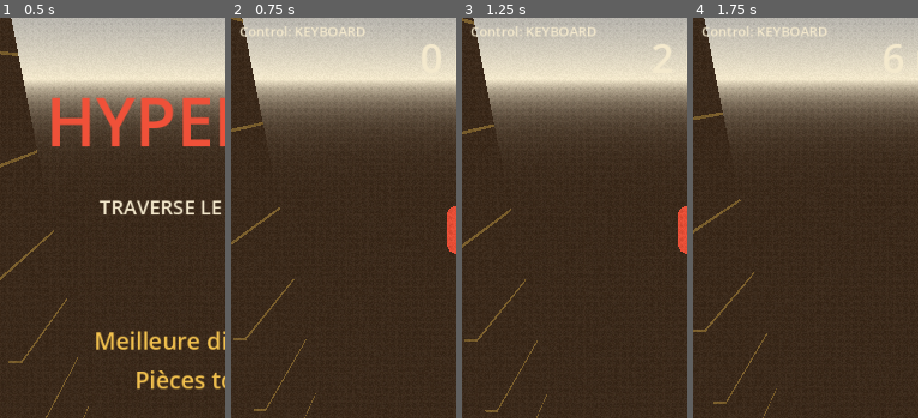
Above: before the commit, frames 1-4 (left to right).
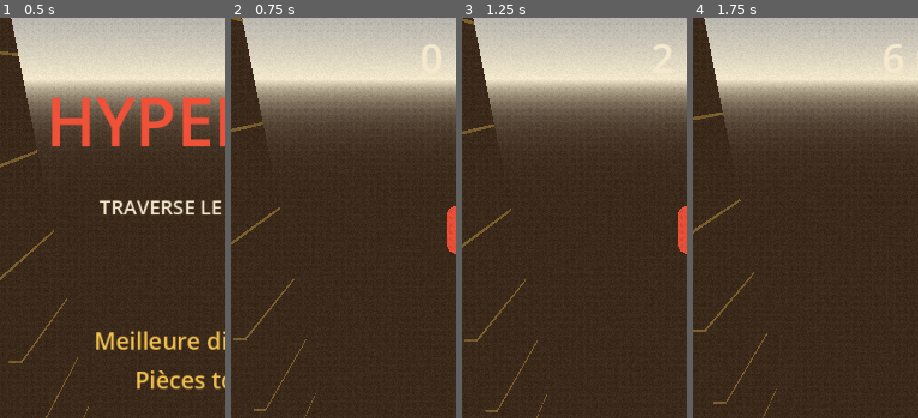
Above: after the commit, the same moments.

Repository: quvntvn/Hyperdive
Game: Godot game, scene res://scenes/ui/main_menu.tscn
Same seed, same stepped clock (60 frames per second), same inputs: the game is played once before the commit and once after it.
Inputs (mouse positions are % of the whole screen's width and height, from its top left):
- Up to frame 1 (0.5 s): no input
- Up to frame 2 (0.75 s): click "JOUER" at 0.5 s
- Up to frame 3 (1.25 s): no input
- Up to frame 4 (1.75 s): tap Enter at 1.25 s; move the mouse to (72, 45) at 1.27 s; hold D (move_right) from 1.28 s (still down); tap 1 at 1.35 s; click (72, 45) at 1.42 s
The pictures show only the part of the screen within x 0-50%, y 1-51%; the shares and areas given below are measured in that part.

Frame 1 is identical in both runs. In frame 2, 0.5% of the frame differs, in the area x 3-60%, y 2-5%; in frame 3, 0.5%; in frame 4, 0.5%.

Commit message:
chore(ui): retrait de l'indicateur de contrôle debug en jeu
Co-Authored-By: Claude Sonnet 4.6 <noreply@anthropic.com>

Diff:
--- a/hyperdive/scenes/game/main_game.tscn
+++ b/hyperdive/scenes/game/main_game.tscn
@@ -3,7 +3,8 @@
 [ext_resource type="PackedScene" path="res://scenes/collectibles/coin.tscn" id="CoinScene"]
 [ext_resource type="Script" uid="uid://h2dr04ghll1o" path="res://scripts/gameplay/coin_spawner.gd" id="CoinSpawnerScript"]
 [ext_resource type="PackedScene" path="res://scenes/gameplay/corridor_walls.tscn" id="CorridorWallsScene"]
-[ext_resource type="PackedScene" path="res://scenes/ui/debug_hud.tscn" id="DebugHUDScene"]
+[ext_resource type="PackedScene" path="res://scenes/ui/pause_screen.tscn" id="PauseScreenScene"]
+[ext_resource type="PackedScene" path="res://scenes/ui/settings_screen.tscn" id="SettingsScreenScene"]
 [ext_resource type="Script" uid="uid://n5w4ipcged50" path="res://scripts/gameplay/follow_camera.gd" id="FollowCameraScript"]
 [ext_resource type="PackedScene" path="res://scenes/ui/game_hud.tscn" id="GameHUDScene"]
 [ext_resource type="PackedScene" path="res://scenes/ui/game_over_screen.tscn" id="GameOverScreenScene"]
@@ -66,11 +67,13 @@
 
 [node name="PostProcess" parent="." unique_id=1022185359 instance=ExtResource("PostProcessScene")]
 
-[node name="DebugHUD" parent="." unique_id=1566357559 instance=ExtResource("DebugHUDScene")]
-
 [node name="GameHUD" parent="." unique_id=998256031 instance=ExtResource("GameHUDScene")]
 player_path = NodePath("../Player")
 
 [node name="ShopScreen" parent="." unique_id=1030946625 instance=ExtResource("ShopScreenScene")]
 
 [node name="GameOverScreen" parent="." unique_id=11009195 instance=ExtResource("GameOverScreenScene")]
+
+[node name="PauseScreen" parent="." instance=ExtResource("PauseScreenScene")]
+
+[node name="SettingsScreen" parent="." instance=ExtResource("SettingsScreenScene")]
